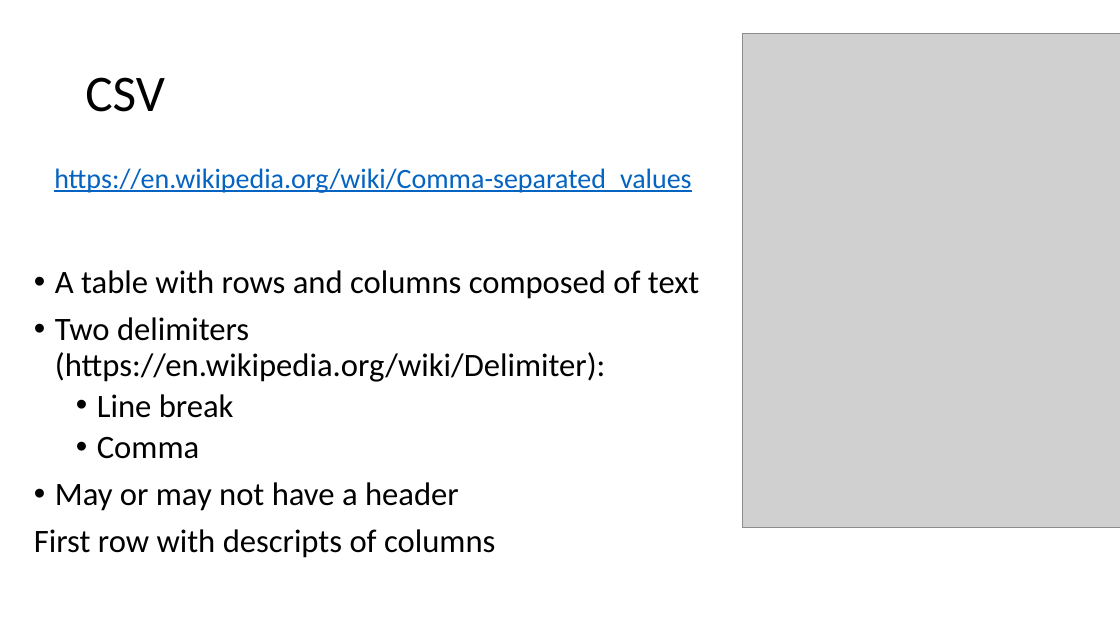
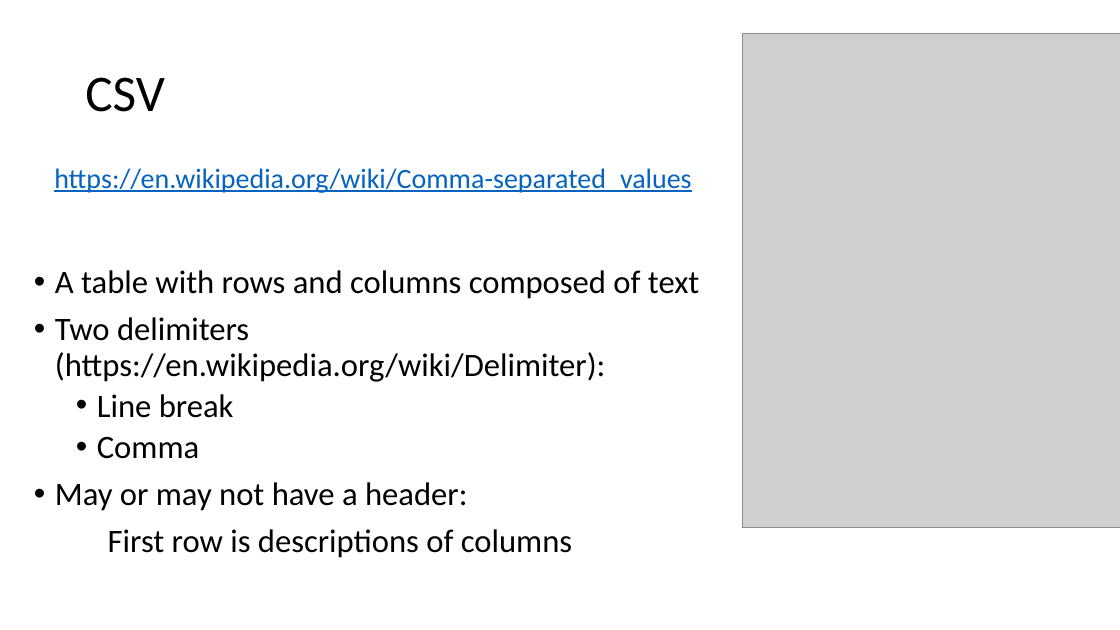
Before and after one commit to umbcdata601/fall2018, a slide deck: slide 19 of class_notes_1.pptx (slide 18 before the commit). Drawn at 1120x630 pixels with LibreOffice and Linux fonts; fonts in the diff are those of the drawing; grey boxes stand for pictures. Boxes give left, top, right and bottom in pixels: in the first picture for what was removed or moved away, otherwise in the second. Text is boxed around its words. In the diff, an @@ line names an element or a change of style, - is before the commit and + after.

```diff
--- a/class_notes_1.pptx
+++ b/class_notes_1.pptx
@@ text at [55, 482, 572, 558]: text changed @@
-• May or may not have a header
-First row with descripts of columns
+• May or may not have a header:
+First row is descriptions of columns
```
Also in this commit, not shown: 5 other slides changed, 4 slides added, 1 other file.
